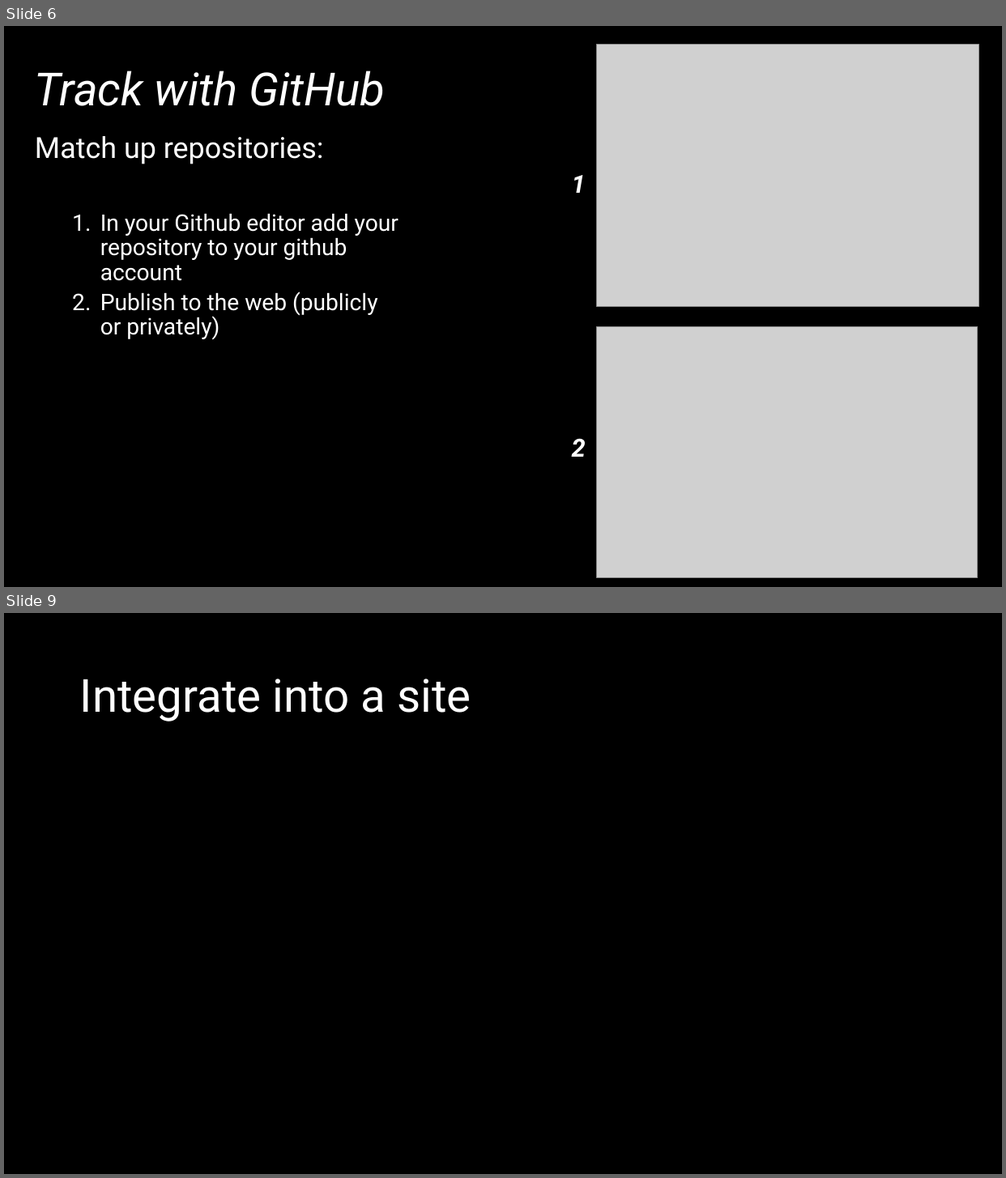
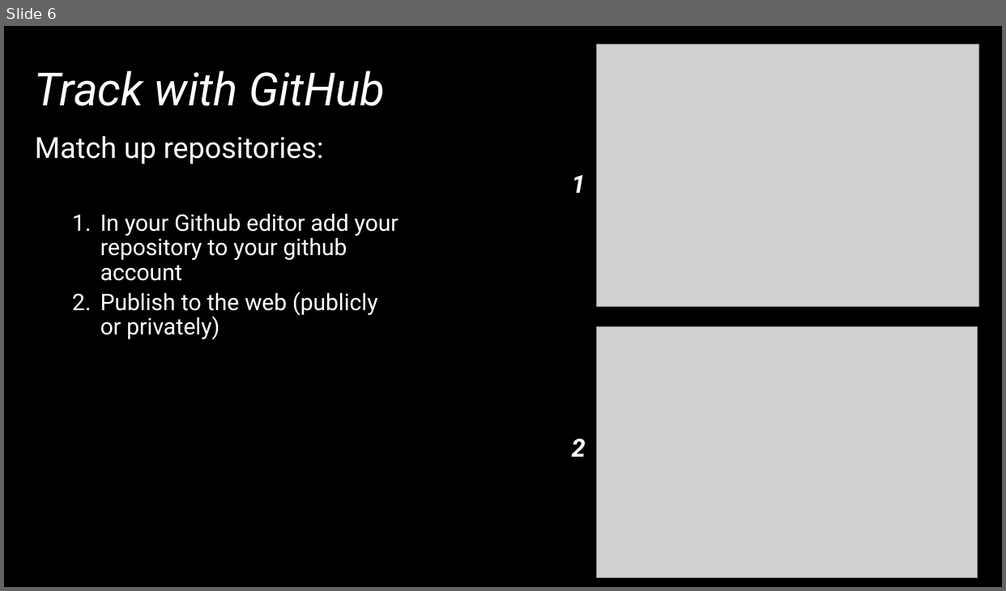
Before and after one commit to vpagowski/Lab_mtg_examples, a slide deck: Lab_mtg_Jun12.pptx. Shown one above the other, each under a label of ours: slides 6 and 9 before the commit, slide 6 after it; the slides between them are not shown. The pictures are 1006x1178 and 1006x591 pixels, drawn with LibreOffice and Linux fonts; fonts in the diff are those of the drawing; grey boxes stand for pictures. Boxes give left, top, right and bottom in pixels: in the first picture for what was removed or moved away, otherwise in the second. Text is boxed around its words. In the diff, an @@ line names an element or a change of style, - is before the commit and + after.

```diff
--- a/Lab_mtg_Jun12.pptx
+++ b/Lab_mtg_Jun12.pptx
@@ slide 9 removed at [4, 613, 1002, 1174], background #000000 @@
@@ title removed at [80, 679, 471, 722] @@
-Integrate into a site
```
Also in this commit, not shown: 2 slides changed, 2 slides added, 1 other slide removed, 2 other files.
